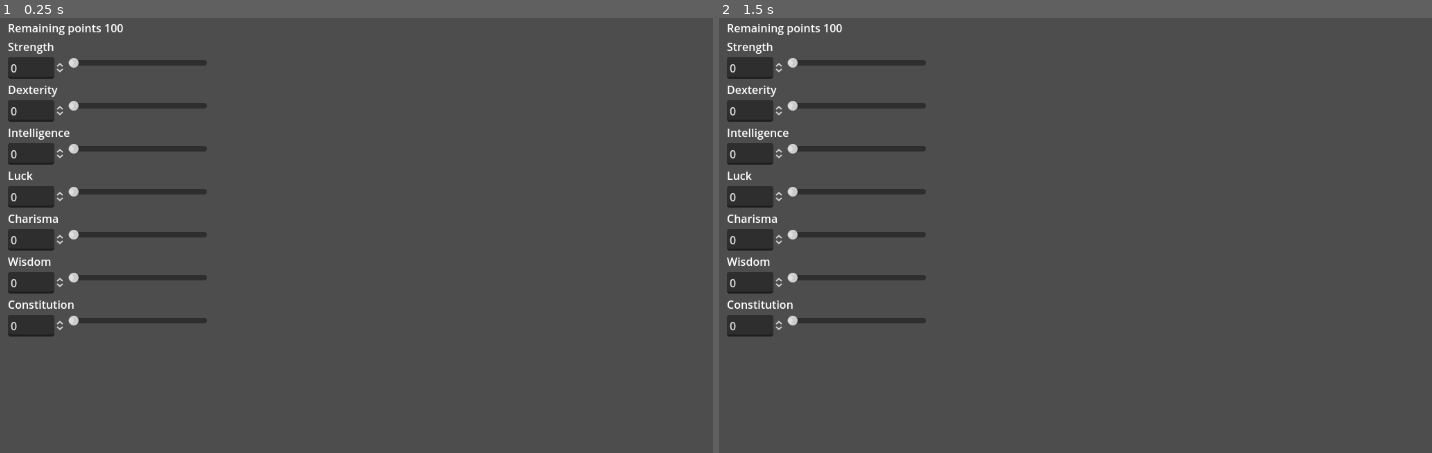
Above: before the commit, frames 1-2 (left to right).
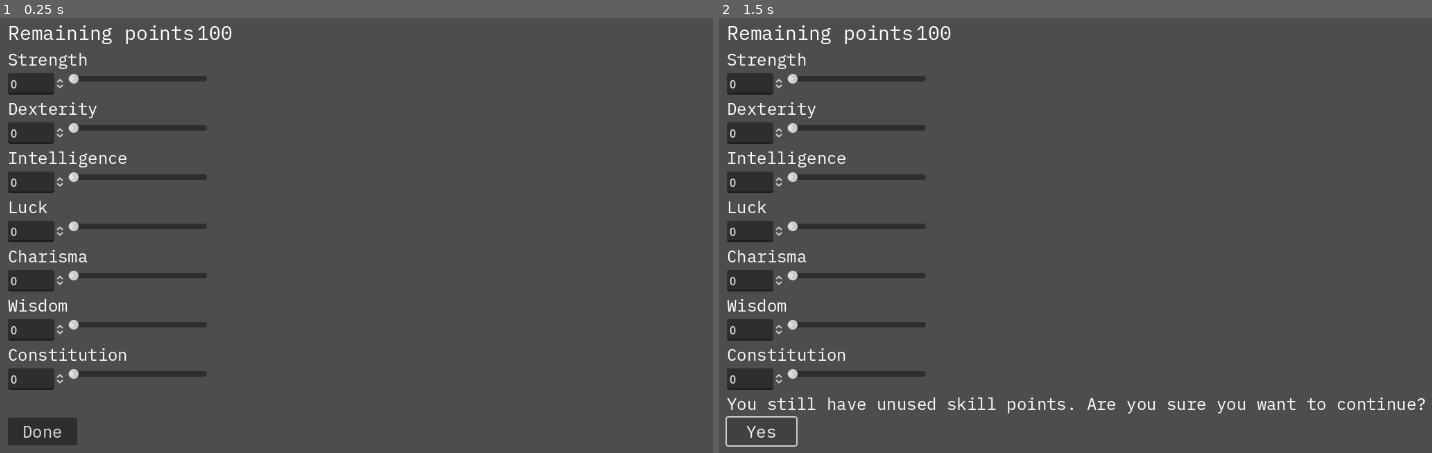
Above: after the commit, the same moments.

Repository: Gordope/CoT
Game: Godot game, scene res://stat_selector.tscn
Two runs of this game, one before a commit and one after it. Both use one fixed random seed, a clock stepped at 60 frames per second and the inputs below. This scene is started directly instead of the project's main scene.
Inputs (mouse positions are in pixels of both pictures, inside the frame that each line leads up to):
- Up to frame 1 (0.25 s): no input
- Up to frame 2 (1.5 s): click (761, 431) at 0.5 s, where only the run after the commit has a clickable "Done"; click (761, 431) at 1.25 s, where only the run after the commit has a clickable "Yes"

The runs differ from the first frame. In frame 1, 7.5% of the frame differs, in the area x 1-33%, y 1-99%; in frame 2, 7.9%, in the area x 0-100%, y 1-99%.
Error after the commit: Invalid call. Nonexistent function 'stats_selected' in base 'Window'. (res://v_box_container.gd:208)

Commit message:
logic for stat selector

Diff:
--- a/control_(root).gd
+++ b/control_(root).gd
@@ -8,6 +8,7 @@
 @onready var command_processor = $CommandProcessor
 @onready var room_manager = $RoomManager
 @onready var player = $Player
+@onready var all_stats := []
 
 func _ready() -> void:
 	game_info.button_pressed_signal.connect(started_journey)
@@ -22,8 +23,13 @@
 
 
 
-func temp():
-	game_info.create_response(Types.wrap_system_text("Welcome to Havenlight! You can type 'help' to see available commands."))
+func stats_selected(all_stats: Array):
+	self.all_stats = all_stats
+
+	game_info.history_rows.get_child(0).queue_free()
+	game_info.history_rows.get_child(1).queue_free()
+
+	await game_info.create_response(Types.wrap_system_text("You can type 'help' to see available commands."))
 
 	var side_panel = $Background/MarginContainer/Columns/SidePanel
 	command_processor.room_changed.connect(Callable(side_panel, "handle_room_changed"))
--- a/side_panel.tscn
+++ b/side_panel.tscn
@@ -28,21 +28,18 @@
 theme_override_colors/font_color = Color(0.631373, 0.631373, 0.631373, 1)
 theme_override_fonts/font = ExtResource("3_548qj")
 theme_override_font_sizes/font_size = 16
-text = "You are in..."
 
 [node name="RoomNameLabel" type="Label" parent="MarginContainer/Rows/TitleSection"]
 layout_mode = 2
 theme_override_colors/font_color = Color(0.980392, 1, 0.580392, 1)
 theme_override_fonts/font = ExtResource("3_548qj")
 theme_override_font_sizes/font_size = 24
-text = "A Room"
 autowrap_mode = 2
 
 [node name="RoomDescriptionLabel" type="Label" parent="MarginContainer/Rows"]
 layout_mode = 2
 theme_override_fonts/font = ExtResource("3_548qj")
 theme_override_font_sizes/font_size = 16
-text = "This is will be were the room description goes"
 autowrap_mode = 2
 
 [node name="ListArea" type="VBoxContainer" parent="MarginContainer/Rows"]
@@ -54,7 +51,6 @@
 theme_override_fonts/normal_font = ExtResource("3_548qj")
 theme_override_font_sizes/normal_font_size = 16
 bbcode_enabled = true
-text = "Exits: Option"
 fit_content = true
 
 [node name="NpcLabel" type="RichTextLabel" parent="MarginContainer/Rows/ListArea"]
@@ -62,7 +58,6 @@
 theme_override_fonts/normal_font = ExtResource("3_548qj")
 theme_override_font_sizes/normal_font_size = 16
 bbcode_enabled = true
-text = "NPCs: Option"
 fit_content = true
 
 [node name="ItemLabel" type="RichTextLabel" parent="MarginContainer/Rows/ListArea"]
@@ -70,7 +65,6 @@
 theme_override_fonts/normal_font = ExtResource("3_548qj")
 theme_override_font_sizes/normal_font_size = 16
 bbcode_enabled = true
-text = "Items: Option"
 fit_content = true
 
 [node name="HelpLabel" type="Label" parent="MarginContainer/Rows"]
@@ -78,5 +72,4 @@
 theme_override_colors/font_color = Color(1, 0.827451, 0.580392, 1)
 theme_override_fonts/font = ExtResource("3_548qj")
 theme_override_font_sizes/font_size = 16
-text = "You can type \"help\" to see all possible commands."
 autowrap_mode = 2
--- a/stat_selector.tscn
+++ b/stat_selector.tscn
@@ -1,6 +1,7 @@
-[gd_scene load_steps=3 format=3 uid="uid://b87u77wc8q6h1"]
+[gd_scene load_steps=4 format=3 uid="uid://b87u77wc8q6h1"]
 
 [ext_resource type="Script" path="res://v_box_container.gd" id="1_24tts"]
+[ext_resource type="FontFile" uid="uid://qoioaxtb7nx3" path="res://fonts/IBMPlexMono-Regular.ttf" id="2_hs4p2"]
 
 [sub_resource type="Theme" id="Theme_dnibs"]
 
@@ -17,13 +18,19 @@
 [node name="Remaining points" type="Label" parent="HBoxContainer"]
 layout_mode = 2
 theme = SubResource("Theme_dnibs")
+theme_override_fonts/font = ExtResource("2_hs4p2")
+theme_override_font_sizes/font_size = 28
 text = "Remaining points"
 
 [node name="Value points" type="Label" parent="HBoxContainer"]
 layout_mode = 2
+theme_override_fonts/font = ExtResource("2_hs4p2")
+theme_override_font_sizes/font_size = 28
 
 [node name="Label str" type="Label" parent="."]
 layout_mode = 2
+theme_override_fonts/font = ExtResource("2_hs4p2")
+theme_override_font_sizes/font_size = 24
 text = "Strength"
 
 [node name="HBoxContainer (str)" type="HBoxContainer" parent="."]
@@ -40,6 +47,8 @@
 
 [node name="Label dex" type="Label" parent="."]
 layout_mode = 2
+theme_override_fonts/font = ExtResource("2_hs4p2")
+theme_override_font_sizes/font_size = 24
 text = "Dexterity"
 
 [node name="HBoxContainer (dex)" type="HBoxContainer" parent="."]
@@ -56,6 +65,8 @@
 
 [node name="Label int" type="Label" parent="."]
 layout_mode = 2
+theme_override_fonts/font = ExtResource("2_hs4p2")
+theme_override_font_sizes/font_size = 24
 text = "Intelligence"
 
 [node name="HBoxContainer (int)" type="HBoxContainer" parent="."]
@@ -72,6 +83,8 @@
 
 [node name="Label luck" type="Label" parent="."]
 layout_mode = 2
+theme_override_fonts/font = ExtResource("2_hs4p2")
+theme_override_font_sizes/font_size = 24
 text = "Luck"
 
 [node name="HBoxContainer (luck)" type="HBoxContainer" parent="."]
@@ -88,6 +101,8 @@
 
 [node name="Label char" type="Label" parent="."]
 layout_mode = 2
+theme_override_fonts/font = ExtResource("2_hs4p2")
+theme_override_font_sizes/font_size = 24
 text = "Charisma"
 
 [node name="HBoxContainer (char)" type="HBoxContainer" parent="."]
@@ -104,6 +119,8 @@
 
 [node name="Label wis" type="Label" parent="."]
 layout_mode = 2
+theme_override_fonts/font = ExtResource("2_hs4p2")
+theme_override_font_sizes/font_size = 24
 text = "Wisdom"
 
 [node name="HBoxContainer (wis)" type="HBoxContainer" parent="."]
@@ -120,6 +137,8 @@
 
 [node name="Label con" type="Label" parent="."]
 layout_mode = 2
+theme_override_fonts/font = ExtResource("2_hs4p2")
+theme_override_font_sizes/font_size = 24
 text = "Constitution
 "
 
@@ -135,6 +154,19 @@
 layout_mode = 2
 max_value = 30.0
 
+[node name="ErrorLabel" type="Label" parent="."]
+layout_mode = 2
+theme_override_fonts/font = ExtResource("2_hs4p2")
+theme_override_font_sizes/font_size = 24
+
+[node name="DoneButton" type="Button" parent="."]
+custom_minimum_size = Vector2(100, 0)
+layout_mode = 2
+size_flags_horizontal = 0
+theme_override_fonts/font = ExtResource("2_hs4p2")
+theme_override_font_sizes/font_size = 24
+text = "Done"
+
 [connection signal="value_changed" from="HBoxContainer (str)/Value str" to="." method="_on_value_str_value_changed"]
 [connection signal="value_changed" from="HBoxContainer (str)/HSlider str" to="." method="_on_h_slider_str_value_changed"]
 [connection signal="value_changed" from="HBoxContainer (dex)/Value dex" to="." method="_on_value_dex_value_changed"]
@@ -149,3 +181,4 @@
 [connection signal="value_changed" from="HBoxContainer (wis)/HSlider wis" to="." method="_on_h_slider_wis_value_changed"]
 [connection signal="value_changed" from="HBoxContainer (con)/Value con" to="." method="_on_value_con_value_changed"]
 [connection signal="value_changed" from="HBoxContainer (con)/HSlider con" to="." method="_on_h_slider_con_value_changed"]
+[connection signal="pressed" from="DoneButton" to="." method="_on_done_button_pressed"]
--- a/v_box_container.gd
+++ b/v_box_container.gd
@@ -9,7 +9,13 @@
 var wis = 0
 var con = 0
 
+
+@onready var done_button = $DoneButton
+
+@onready var error_label = $ErrorLabel
+
 @onready var remaining_points = get_node("HBoxContainer/Value points")
+@onready var value_points = get_node("HBoxContainer/Value points")
 @onready var str_spinbox = get_node("HBoxContainer (str)/Value str")
 @onready var str_slider = get_node("HBoxContainer (str)/HSlider str")
 @onready var dex_spinbox = get_node("HBoxContainer (dex)/Value dex")
@@ -172,15 +178,31 @@
 	con_slider.value = int(value)
 
 func red_ui():
-	get_node("HBoxContainer/Remaining points").add_theme_color_override("font_color", Color.RED)
-	get_node("HBoxContainer/Value points").add_theme_color_override("font_color", Color.RED)
+	done_button.disabled = true
+	done_button.text == "Done"
+	error_label.text = "You cannot allocate more than 100 points to your skills."
+	remaining_points.add_theme_color_override("font_color", Color.RED)
+	value_points.add_theme_color_override("font_color", Color.RED)
+
 	for child in children_vbox:
 		if child is Label:
 			child.add_theme_color_override("font_color", Color.RED)
 
 func white_ui():
-	get_node("HBoxContainer/Remaining points").add_theme_color_override("font_color", Color.WHITE)
-	get_node("HBoxContainer/Value points").add_theme_color_override("font_color", Color.WHITE)
+	done_button.disabled = false
+	done_button.text = "Done"
+	error_label.text = ""
+	remaining_points.add_theme_color_override("font_color", Color.WHITE)
+	value_points.add_theme_color_override("font_color", Color.WHITE)
 	for child in children_vbox:
 		if child is Label:
 			child.add_theme_color_override("font_color", Color.WHITE)
+
+
+func _on_done_button_pressed() -> void:
+	if maxPoints > 0 and done_button.text == "Done":
+		error_label.text = "You still have unused skill points. Are you sure you want to continue?"
+		done_button.text = "Yes"
+	else:
+		var all_stats = [str, dex, intel, luck, char, wis, con]
+		get_tree().root.stats_selected(all_stats)
